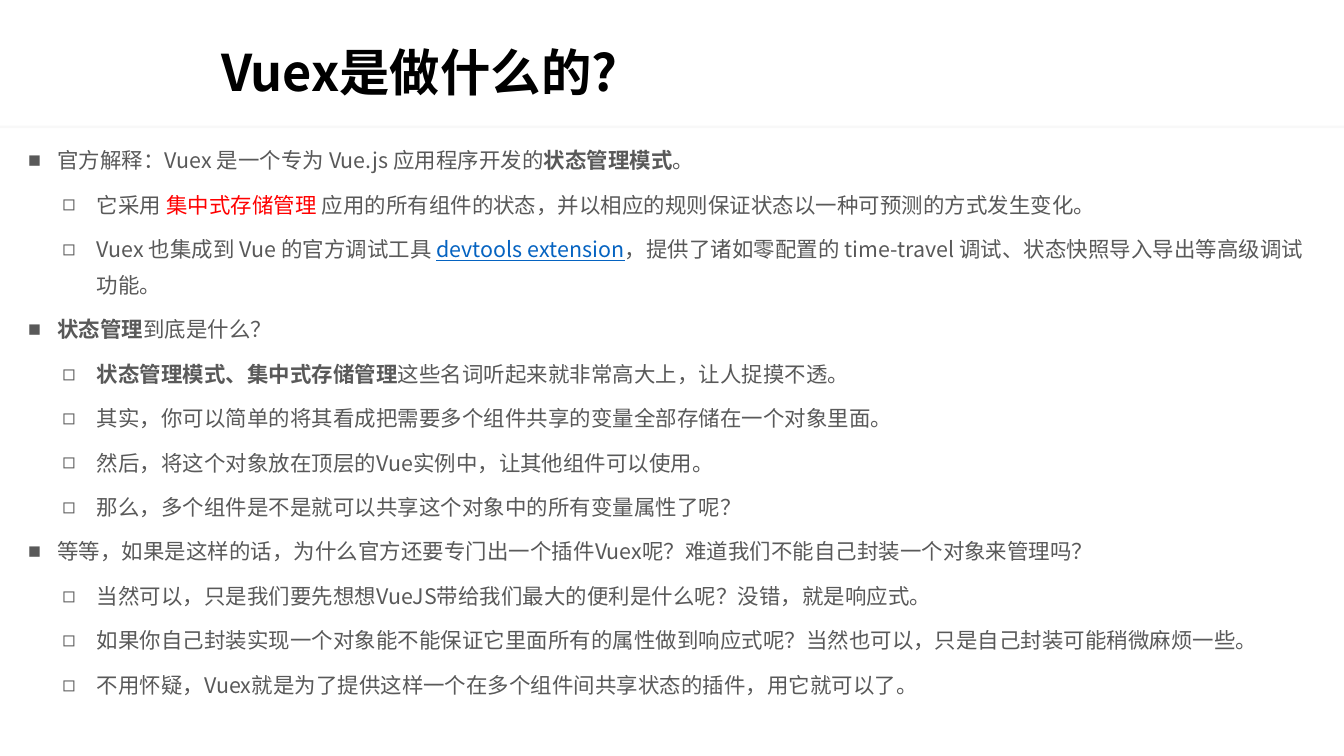
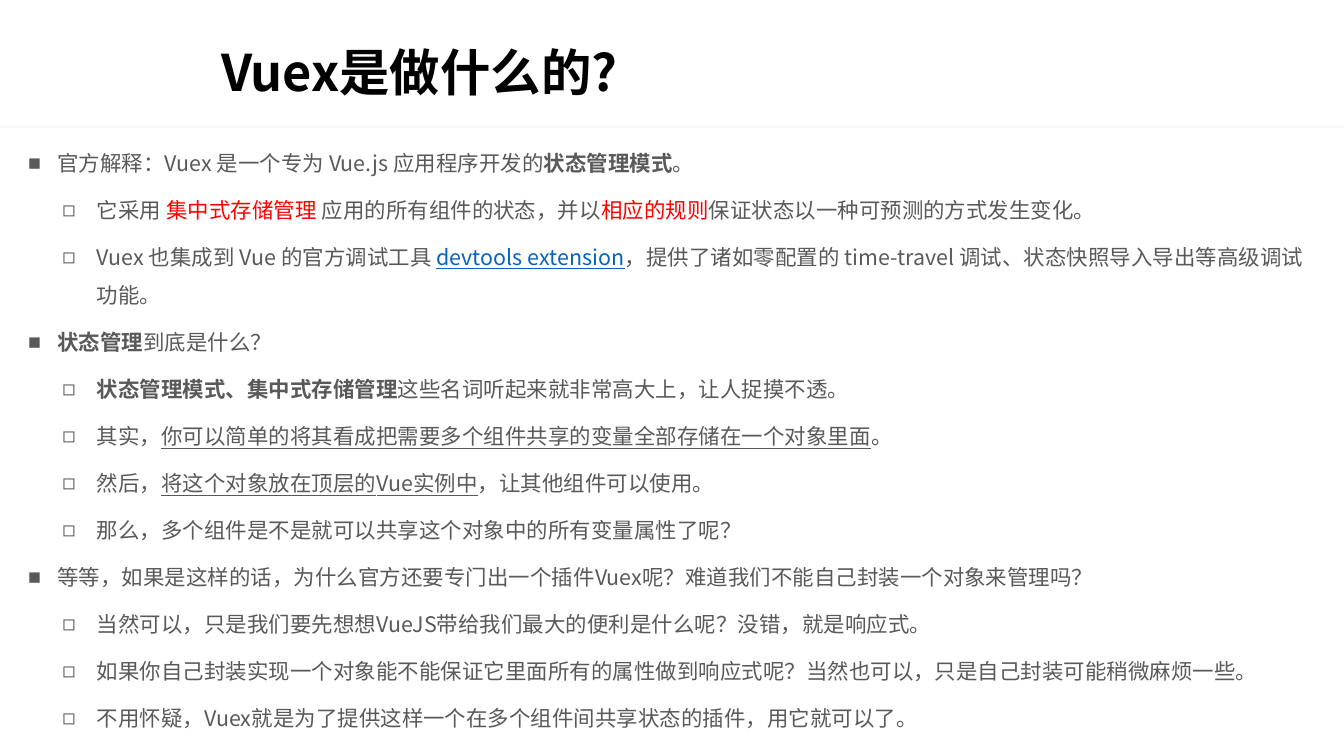
Before and after one commit to LuckyJiang/VuePractice, a slide deck: slide 2 of PPT/09-Vuex详解.pptx. Drawn at 1344x756 pixels with LibreOffice and Linux fonts; fonts in the diff are those of the drawing; background and template pictures are left out. Boxes give left, top, right and bottom in pixels: in the first picture for what was removed or moved away, otherwise in the second. Text is boxed around its words. In the diff, an @@ line names an element or a change of style, - is before the commit and + after.

Commit message:
预习Vuex 笔记：状态管理模式

```diff
--- a/PPT/09-Vuex详解.pptx
+++ b/PPT/09-Vuex详解.pptx
@@ text "官方解释：Vuex 是一个专为 Vue.js 应用程序开发的状态管理模式。" at bbox=[57, 152, 1303, 728]: text colour #595959 to #FF0000 in "应用的所有组件的状态，并以相应的规则保证状态以一种可预测的方式发生变化。"; underline on in "其实，你可以简单的将其看成把需要多个组件共享的变量全部存储在一个对象里面。", "然后，将这个对象放在顶层的Vue实例中，让其他组件可以使用。"; line spacing 1.4 to 1.5 @@
```
Also in this commit, not shown: 4 other slides changed.
